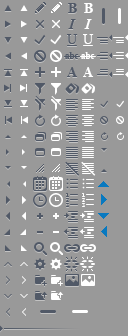
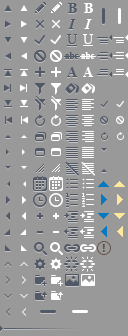
Layers edited between the first and the second w=128, h=336 image:
added layer "exclamation" above "tooltip" over [97, 241, 111, 255]
added layer "callout left validation" in group "tooltip" over [117, 226, 123, 237]
added layer "callout bottom validation" in group "tooltip" over [114, 213, 125, 219]
added layer "callout right validation" in group "tooltip" over [117, 194, 123, 205]
added layer "callout top validation" in group "tooltip" over [114, 181, 125, 187]
